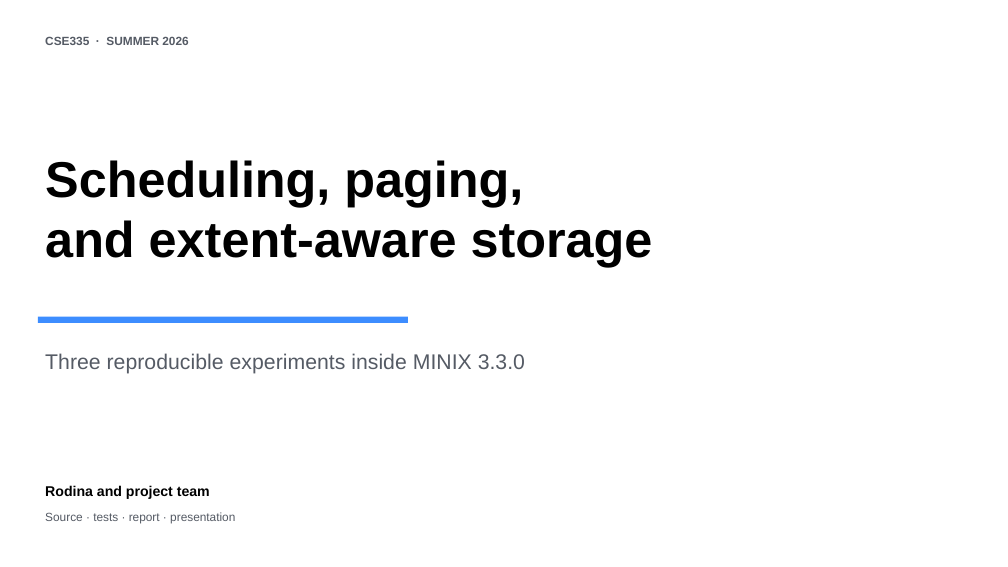
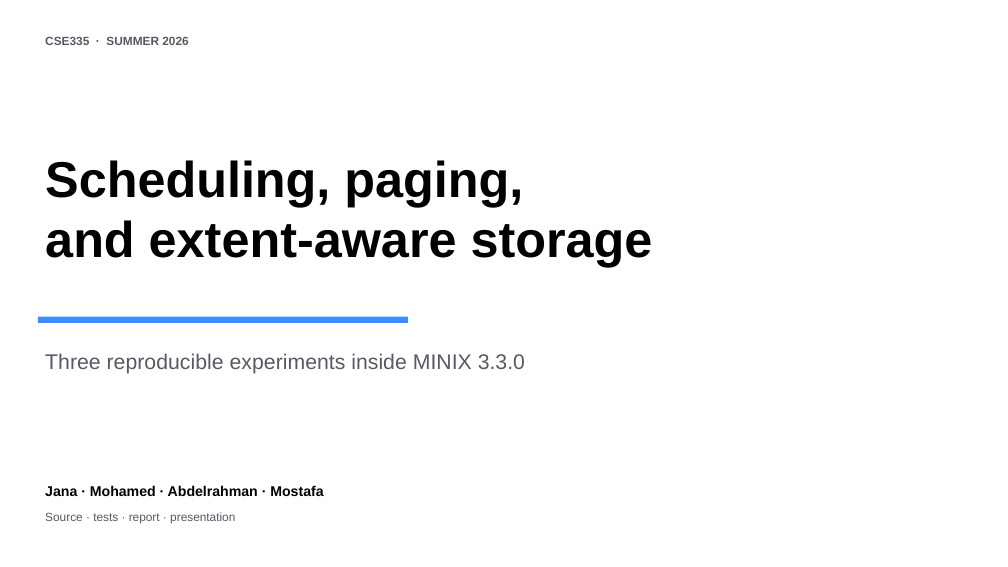
Before and after one commit to Rodina761/CSE335-MINIX-Project, a slide deck: slide 1 of project-deliverables/CSE335_MINIX_Project_Presentation.pptx. Drawn at 1008x567 pixels with LibreOffice and Linux fonts; fonts in the diff are those of the drawing. Boxes give left, top, right and bottom in pixels: in the first picture for what was removed or moved away, otherwise in the second. Text is boxed around its words. In the diff, an @@ line names an element or a change of style, - is before the commit and + after.

```diff
--- a/project-deliverables/CSE335_MINIX_Project_Presentation.pptx
+++ b/project-deliverables/CSE335_MINIX_Project_Presentation.pptx
@@ text at [45,485,323,496]: text changed @@
-Rodina and project team
+Jana · Mohamed · Abdelrahman · Mostafa
```
Also in this commit, not shown: 1 other slide changed.
